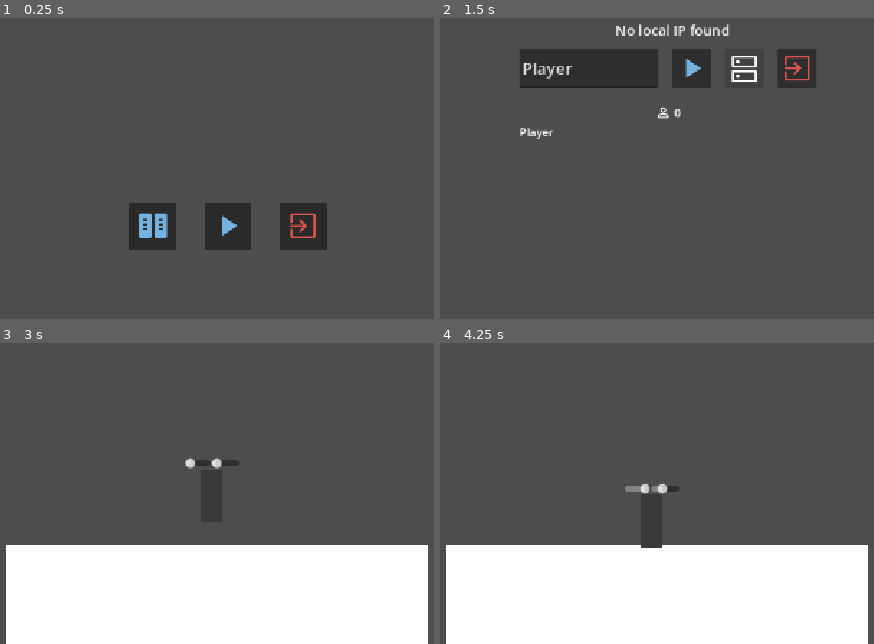
Above: before the commit, frames 1-4 (two rows, left to right).
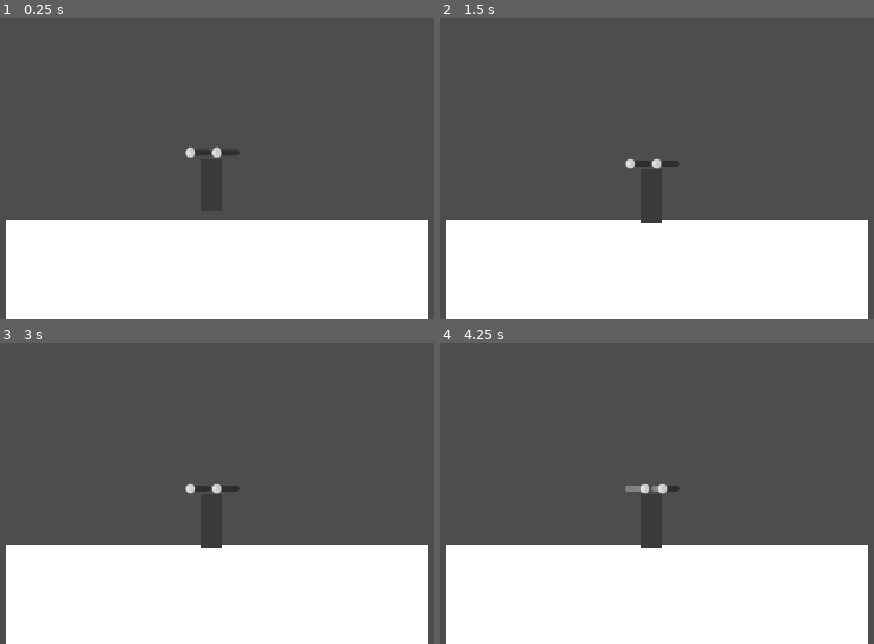
Above: after the commit, the same moments.

Repository: Bolb2019/OneKey
Game: Godot game, scene res://Main/Main.tscn
The game is run twice, just before and just after one commit, with the same random seed, the same clock (stepped at 60 frames per second) and the same inputs. Before the commit the project starts from res://Menu/menu.tscn.
Inputs (mouse positions are in pixels of both pictures, inside the frame that each line leads up to):
- Up to frame 1 (0.25 s): no input
- Up to frame 2 (1.5 s): click (591, 225) at 0.52 s; click (743, 69) at 1.27 s
- Up to frame 3 (3 s): click (303, 394) at 2 s, where only the run before the commit has a clickable "No local IP found"; click (251, 394) at 2.77 s
- Up to frame 4 (4.25 s): tap Enter at 3.5 s; move the mouse to (843, 397) at 3.52 s; hold Right from 3.53 s (still down); hold Space (OneKey) from 3.53 s (still down); click (843, 397) at 3.67 s; tap Up at 3.77 s

The runs differ from the first frame. In frame 1, 34% of the frame differs, in the area x 1-99%, y 42-100%; in frame 2, 39%, in the area x 1-99%, y 1-100%; in frame 3, 0.5%; in frame 4, nothing differs.

Commit message:
AABAKJNGFUYKWGFgegfwUOYE

Diff:
--- a/Menu/Lobby/client_lobby.gd
+++ /dev/null
@@ -1,35 +0,0 @@
-extends Control
-
-const link_off_icon = preload("res://assets/link_off.png")
-const link_icon = preload("res://assets/link.png")
-
-var connected = false
-
-func _ready() -> void:
-	Lobby.server_connection_failed.connect(_on_connect_failed)
-	Lobby.server_connected.connect(_on_connected)
-	%Name.text = Lobby.player_name
-	%Name.text_changed.connect(Lobby.update_name)
-
-func _on_connect_button_pressed() -> void:
-	if connected:
-		Lobby.leave_game()
-		connected = false
-		%ConnectButton.icon = link_icon
-	else:
-		if not Lobby.join_game(%IP.text):
-			%ConnectButton.disabled = true
-
-func _on_connect_failed() -> void:
-	%ConnectButton.disabled = false
-	print("connect failed")
-
-func _on_connected() -> void:
-	connected = true
-	%ConnectButton.disabled = false
-	%ConnectButton.icon = link_off_icon
-	print("connected")
-
-func _on_exit_button_pressed() -> void:
-	Lobby.leave_game()
-	get_tree().change_scene_to_file("res://Menu/menu.tscn")
--- a/Menu/Lobby/client_lobby.tscn
+++ /dev/null
@@ -1,63 +0,0 @@
-[gd_scene format=3 uid="uid://b3ykah0qf72d0"]
-
-[ext_resource type="Script" uid="uid://4qr6fkn3t1dq" path="res://Menu/Lobby/client_lobby.gd" id="1_ndnh5"]
-[ext_resource type="Texture2D" path="res://assets/link.png" id="1_w6qeq"]
-[ext_resource type="PackedScene" uid="uid://bprtn7ajs3qdg" path="res://Menu/Lobby/lobby_common.tscn" id="2_ndnh5"]
-[ext_resource type="Texture2D" path="res://assets/exit.png" id="3_3n1qu"]
-
-[node name="ClientLobby" type="Control" unique_id=1715602448]
-layout_mode = 3
-anchors_preset = 15
-anchor_right = 1.0
-anchor_bottom = 1.0
-grow_horizontal = 2
-grow_vertical = 2
-script = ExtResource("1_ndnh5")
-
-[node name="VBoxContainer" type="VBoxContainer" parent="." unique_id=1355354836]
-layout_mode = 1
-anchors_preset = 8
-anchor_left = 0.5
-anchor_top = 0.5
-anchor_right = 0.5
-anchor_bottom = 0.5
-offset_left = -20.0
-offset_top = -20.0
-offset_right = 20.0
-offset_bottom = 20.0
-grow_horizontal = 2
-grow_vertical = 2
-theme_override_constants/separation = 24
-
-[node name="HBoxContainer" type="HBoxContainer" parent="VBoxContainer" unique_id=1907943427]
-layout_mode = 2
-theme_override_constants/separation = 20
-
-[node name="Name" type="LineEdit" parent="VBoxContainer/HBoxContainer" unique_id=1890396362]
-unique_name_in_owner = true
-custom_minimum_size = Vector2(200, 0)
-layout_mode = 2
-theme_override_font_sizes/font_size = 24
-placeholder_text = "Name"
-
-[node name="IP" type="LineEdit" parent="VBoxContainer/HBoxContainer" unique_id=515201817]
-unique_name_in_owner = true
-custom_minimum_size = Vector2(200, 0)
-layout_mode = 2
-theme_override_font_sizes/font_size = 24
-placeholder_text = "Server IP"
-
-[node name="ConnectButton" type="Button" parent="VBoxContainer/HBoxContainer" unique_id=1136404065]
-unique_name_in_owner = true
-layout_mode = 2
-icon = ExtResource("1_w6qeq")
-
-[node name="ExitButton" type="Button" parent="VBoxContainer/HBoxContainer" unique_id=69765462]
-layout_mode = 2
-icon = ExtResource("3_3n1qu")
-
-[node name="LobbyCommon" parent="VBoxContainer" unique_id=1117571622 instance=ExtResource("2_ndnh5")]
-layout_mode = 2
-
-[connection signal="pressed" from="VBoxContainer/HBoxContainer/ConnectButton" to="." method="_on_connect_button_pressed"]
-[connection signal="pressed" from="VBoxContainer/HBoxContainer/ExitButton" to="." method="_on_exit_button_pressed"]
--- a/Menu/Lobby/lobby_common.gd
+++ /dev/null
@@ -1,34 +0,0 @@
-extends Control
-
-var players: Dictionary[int, Label] = {}
-
-func _ready() -> void:
-	Lobby.player_count_updated.connect(_update_player_count)
-	Lobby.player_updated.connect(_on_player_updated)
-	Lobby.player_left.connect(_on_player_left)
-	Lobby.server_disconnected.connect(_on_server_disconnecter)
-
-func _process(_delta: float) -> void:
-	%Self.text = Lobby.player_name
-
-func _update_player_count(count: int) -> void:
-	%PlayerCount.text = str(count)
-
-func _on_player_updated(id: int, data: Dictionary):
-	if players.has(id):
-		players[id].text = data["name"]
-	else:
-		var label = Label.new()
-		label.text = data["name"]
-		players[id] = label
-		%Players.add_child(label)
-
-func _on_player_left(id: int):
-	if players.has(id):
-		players[id].queue_free()
-		players.erase(id)
-
-func _on_server_disconnecter():
-	for player in players.values():
-		player.queue_free()
-	players.clear()
--- a/Menu/Lobby/lobby_common.tscn
+++ /dev/null
@@ -1,36 +0,0 @@
-[gd_scene format=3 uid="uid://bprtn7ajs3qdg"]
-
-[ext_resource type="Texture2D" path="res://assets/person.png" id="1_hbq3d"]
-[ext_resource type="Script" uid="uid://di7a2db1erviu" path="res://Menu/Lobby/lobby_common.gd" id="1_sphe8"]
-
-[node name="LobbyCommon" type="HBoxContainer" unique_id=590350303]
-offset_right = 40.0
-offset_bottom = 40.0
-alignment = 1
-script = ExtResource("1_sphe8")
-
-[node name="VBoxContainer" type="VBoxContainer" parent="." unique_id=1636831447]
-layout_mode = 2
-size_flags_horizontal = 3
-
-[node name="HBoxContainer" type="HBoxContainer" parent="VBoxContainer" unique_id=1234669090]
-layout_mode = 2
-alignment = 1
-
-[node name="TextureRect" type="TextureRect" parent="VBoxContainer/HBoxContainer" unique_id=630985907]
-layout_mode = 2
-texture = ExtResource("1_hbq3d")
-stretch_mode = 5
-
-[node name="PlayerCount" type="Label" parent="VBoxContainer/HBoxContainer" unique_id=1139850038]
-unique_name_in_owner = true
-layout_mode = 2
-text = "0"
-
-[node name="Players" type="VBoxContainer" parent="VBoxContainer" unique_id=854433229]
-unique_name_in_owner = true
-layout_mode = 2
-
-[node name="Self" type="Label" parent="VBoxContainer/Players" unique_id=449709782]
-unique_name_in_owner = true
-layout_mode = 2
--- a/Menu/Lobby/server_lobby.gd
+++ /dev/null
@@ -1,24 +0,0 @@
-extends Control
-
-func _ready() -> void:
-	Lobby.host_game()
-	%Name.text = Lobby.player_name
-	%Name.text_changed.connect(Lobby.update_name)
-
-func _on_exit_button_pressed() -> void:
-	Lobby.leave_game()
-	get_tree().change_scene_to_file("res://Menu/menu.tscn")
-
-func _on_ip_button_pressed() -> void:
-	$VBoxContainer/HBoxContainer/IPButton/Label.text = str(get_local_ip())
-
-func _on_play_button_pressed() -> void:
-	Lobby.start_game.rpc()
-
-func get_local_ip() -> String:
-	var addresses = IP.get_local_addresses()
-	for ip in addresses:
-		# Filter for typical IPv4 local network configurations
-		if ip.begins_with("192.168.") or ip.begins_with("10."):
-			return ip
-	return "No local IP found"
--- a/Menu/Lobby/server_lobby.tscn
+++ /dev/null
@@ -1,74 +0,0 @@
-[gd_scene format=3 uid="uid://bgg8hswpwwxkw"]
-
-[ext_resource type="Texture2D" uid="uid://drrvrs5lcynlw" path="res://assets/play.png" id="1_020nd"]
-[ext_resource type="Script" uid="uid://b50pugymm3y2b" path="res://Menu/Lobby/server_lobby.gd" id="1_awut2"]
-[ext_resource type="Texture2D" uid="uid://deppqeflxgyx" path="res://assets/exit.png" id="2_awut2"]
-[ext_resource type="PackedScene" uid="uid://bprtn7ajs3qdg" path="res://Menu/Lobby/lobby_common.tscn" id="3_dyuql"]
-[ext_resource type="Texture2D" uid="uid://duwtf8bpp8f33" path="res://assets/ip.png" id="3_g7dn7"]
-
-[sub_resource type="LabelSettings" id="LabelSettings_3pchp"]
-font_size = 20
-
-[node name="ServerLobby" type="Control" unique_id=2101730404]
-layout_mode = 3
-anchors_preset = 15
-anchor_right = 1.0
-anchor_bottom = 1.0
-grow_horizontal = 2
-grow_vertical = 2
-script = ExtResource("1_awut2")
-
-[node name="VBoxContainer" type="VBoxContainer" parent="." unique_id=221945290]
-layout_mode = 1
-anchors_preset = 8
-anchor_left = 0.5
-anchor_top = 0.5
-anchor_right = 0.5
-anchor_bottom = 0.5
-offset_left = -20.0
-offset_top = -20.0
-offset_right = 20.0
-offset_bottom = 20.0
-grow_horizontal = 2
-grow_vertical = 2
-theme_override_constants/separation = 24
-
-[node name="HBoxContainer" type="HBoxContainer" parent="VBoxContainer" unique_id=1046129748]
-layout_mode = 2
-theme_override_constants/separation = 20
-
-[node name="Name" type="LineEdit" parent="VBoxContainer/HBoxContainer" unique_id=184087130]
-unique_name_in_owner = true
-custom_minimum_size = Vector2(200, 0)
-layout_mode = 2
-theme_override_font_sizes/font_size = 24
-placeholder_text = "Name"
-
-[node name="PlayButton" type="Button" parent="VBoxContainer/HBoxContainer" unique_id=1900949750]
-unique_name_in_owner = true
-layout_mode = 2
-icon = ExtResource("1_020nd")
-
-[node name="IPButton" type="Button" parent="VBoxContainer/HBoxContainer" unique_id=1685018944]
-layout_mode = 2
-icon = ExtResource("3_g7dn7")
-
-[node name="Label" type="Label" parent="VBoxContainer/HBoxContainer/IPButton" unique_id=632361195]
-layout_mode = 0
-offset_left = -268.0
-offset_top = -41.5
-offset_right = 117.0
-offset_bottom = -13.5
-label_settings = SubResource("LabelSettings_3pchp")
-horizontal_alignment = 1
-
-[node name="ExitButton" type="Button" parent="VBoxContainer/HBoxContainer" unique_id=492101714]
-layout_mode = 2
-icon = ExtResource("2_awut2")
-
-[node name="LobbyCommon" parent="VBoxContainer" unique_id=590350303 instance=ExtResource("3_dyuql")]
-layout_mode = 2
-
-[connection signal="pressed" from="VBoxContainer/HBoxContainer/PlayButton" to="." method="_on_play_button_pressed"]
-[connection signal="pressed" from="VBoxContainer/HBoxContainer/IPButton" to="." method="_on_ip_button_pressed"]
-[connection signal="pressed" from="VBoxContainer/HBoxContainer/ExitButton" to="." method="_on_exit_button_pressed"]
--- a/Menu/control.tscn
+++ /dev/null
@@ -1,32 +0,0 @@
-[gd_scene format=3 uid="uid://cxivuvxjulqyi"]
-
-[ext_resource type="Texture2D" uid="uid://bn3ypjkvqxj6l" path="res://assets/Clippy.png" id="1_v8wi0"]
-[ext_resource type="Texture2D" uid="uid://cqucujwh7yo5v" path="res://assets/Screenshot_From_2026-06-21_00-28-12-removebg-preview.png" id="2_s2ihl"]
-
-[node name="Control" type="Control" unique_id=221354196]
-layout_mode = 3
-anchors_preset = 15
-anchor_right = 1.0
-anchor_bottom = 1.0
-grow_horizontal = 2
-grow_vertical = 2
-
-[node name="CanvasLayer" type="CanvasLayer" parent="." unique_id=1333749347]
-
-[node name="Clippy" type="Sprite2D" parent="CanvasLayer" unique_id=1075461190]
-position = Vector2(973.75, 469.74997)
-scale = Vector2(0.7010001, 0.7010001)
-texture = ExtResource("1_v8wi0")
-
-[node name="Speach_Bubble" type="Sprite2D" parent="CanvasLayer" unique_id=101995651]
-position = Vector2(873.4988, 198.75003)
-scale = Vector2(1.2741228, 1.274123)
-texture = ExtResource("2_s2ihl")
-
-[node name="Label" type="Label" parent="CanvasLayer" unique_id=607066327]
-offset_left = 761.0
-offset_top = 147.0
-offset_right = 801.0
-offset_bottom = 170.0
-theme_override_colors/font_color = Color(0, 0, 0, 1)
-text = "meow"
--- a/Menu/menu.gd
+++ /dev/null
@@ -1,15 +0,0 @@
-extends Control
-
-
-# Called when the node enters the scene tree for the first time.
-func _ready() -> void:
-	pass
-
-func _on_play_button_pressed() -> void:
-	get_tree().change_scene_to_file("res://Menu/Lobby/client_lobby.tscn")
-
-func _on_quit_button_pressed() -> void:
-	get_tree().quit()
-
-func _on_host_button_pressed() -> void:
-	get_tree().change_scene_to_file("res://Menu/Lobby/server_lobby.tscn")
--- a/Menu/menu.tscn
+++ /dev/null
@@ -1,82 +0,0 @@
-[gd_scene format=3 uid="uid://dayske6p1vnwn"]
-
-[ext_resource type="Script" uid="uid://cvejcxoalh1wa" path="res://Menu/menu.gd" id="1_ihied"]
-[ext_resource type="Texture2D" uid="uid://drrvrs5lcynlw" path="res://assets/play.png" id="3_ofseh"]
-[ext_resource type="Texture2D" uid="uid://c6p7062u6vgjf" path="res://assets/host.png" id="4_w6voe"]
-[ext_resource type="Texture2D" uid="uid://deppqeflxgyx" path="res://assets/exit.png" id="5_eafcm"]
-
-[sub_resource type="StyleBoxFlat" id="StyleBoxFlat_ofseh"]
-content_margin_left = 10.0
-content_margin_top = 10.0
-content_margin_right = 10.0
-content_margin_bottom = 10.0
-bg_color = Color(0, 0, 0, 0.19607843)
-
-[sub_resource type="StyleBoxFlat" id="StyleBoxFlat_tf6kh"]
-content_margin_left = 10.0
-content_margin_top = 10.0
-content_margin_right = 10.0
-content_margin_bottom = 10.0
-bg_color = Color(0, 0, 0, 0.4509804)
-
-[sub_resource type="StyleBoxFlat" id="StyleBoxFlat_w6voe"]
-content_margin_left = 10.0
-content_margin_top = 10.0
-content_margin_right = 10.0
-content_margin_bottom = 10.0
-bg_color = Color(0, 0, 0, 0.5686275)
-
-[sub_resource type="Theme" id="Theme_mf1wf"]
-Button/styles/hover = SubResource("StyleBoxFlat_ofseh")
-Button/styles/normal = SubResource("StyleBoxFlat_tf6kh")
-Button/styles/pressed = SubResource("StyleBoxFlat_w6voe")
-
-[node name="Menu" type="Control" unique_id=230180289]
-layout_mode = 3
-anchors_preset = 15
-anchor_right = 1.0
-anchor_bottom = 1.0
-grow_horizontal = 2
-grow_vertical = 2
-script = ExtResource("1_ihied")
-
-[node name="Control" type="Control" parent="." unique_id=938437402]
-layout_mode = 1
-anchors_preset = 8
-anchor_left = 0.5
-anchor_top = 0.5
-anchor_right = 0.5
-anchor_bottom = 0.5
-grow_horizontal = 2
-grow_vertical = 2
-
-[node name="CanvasLayer" type="CanvasLayer" parent="." unique_id=1248630742]
-
-[node name="HBoxContainer" type="HBoxContainer" parent="CanvasLayer" unique_id=80086912]
-anchors_preset = -1
-anchor_top = 1.0
-anchor_right = 1.0
-anchor_bottom = 1.0
-offset_top = -168.0
-offset_bottom = -100.0
-grow_horizontal = 2
-grow_vertical = 0
-theme = SubResource("Theme_mf1wf")
-theme_override_constants/separation = 40
-alignment = 1
-
-[node name="HostButton" type="Button" parent="CanvasLayer/HBoxContainer" unique_id=250543941]
-layout_mode = 2
-icon = ExtResource("4_w6voe")
-
-[node name="PlayButton" type="Button" parent="CanvasLayer/HBoxContainer" unique_id=705341106]
-layout_mode = 2
-icon = ExtResource("3_ofseh")
-
-[node name="QuitButton" type="Button" parent="CanvasLayer/HBoxContainer" unique_id=1948331762]
-layout_mode = 2
-icon = ExtResource("5_eafcm")
-
-[connection signal="pressed" from="CanvasLayer/HBoxContainer/HostButton" to="." method="_on_host_button_pressed"]
-[connection signal="pressed" from="CanvasLayer/HBoxContainer/PlayButton" to="." method="_on_play_button_pressed"]
-[connection signal="pressed" from="CanvasLayer/HBoxContainer/QuitButton" to="." method="_on_quit_button_pressed"]
--- a/multiplayer/lobby.gd
+++ /dev/null
@@ -1,106 +0,0 @@
-extends Node
-
-const PORT = 23942
-
-var player_name = "Player"
-
-signal player_count_updated(players: int)
-signal player_updated(id: int, data: Dictionary)
-signal player_left(id: int)
-signal player_died(id: int)
-signal score_updated(id: int, score: int)
-signal server_connected
-signal server_connection_failed
-signal server_disconnected
-
-## { "name": "meow", "velocity": Vector2, "position": Vector2, "rotation": 0.0 }
-## does not include self
-var players: Dictionary[int, Dictionary] = {}
-
-var game_started := false
-
-func _ready() -> void:
-	multiplayer.peer_connected.connect(_on_peer_connected)
-	multiplayer.peer_disconnected.connect(_on_peer_disconnected)
-	multiplayer.connected_to_server.connect(_on_server_connected)
-	multiplayer.connection_failed.connect(server_connection_failed.emit)
-	multiplayer.server_disconnected.connect(server_disconnected.emit)
-
-func host_game():
-	game_started = false
-	var peer = ENetMultiplayerPeer.new()
-	var error = peer.create_server(PORT)
-	if error:
-		return error
-	multiplayer.multiplayer_peer = peer
-	_update_player_count()
-
-func join_game(ip: String):
-	game_started = false
-	var peer = ENetMultiplayerPeer.new()
-	var error = peer.create_client(ip, PORT)
-	if error:
-		return error
-	multiplayer.multiplayer_peer = peer
-
-func leave_game() -> void:
-	game_started = false
-	multiplayer.multiplayer_peer = OfflineMultiplayerPeer.new()
-	_update_player_count()
-
-func update_name(new_name: String):
-	player_name = new_name
-	var data = { "name": player_name, "velocity": Vector2.ZERO, "position": Vector2.ZERO, "rotation": 0.0 }
-	update_data.rpc(multiplayer.get_unique_id(), data)
-
-func _on_peer_connected(id: int):
-	_update_player_count()
-	var data = { "name": player_name, "velocity": Vector2.ZERO, "position": Vector2.ZERO, "rotation": 0.0 }
-	update_data.rpc_id(id, multiplayer.get_unique_id(), data)
-	if multiplayer.is_server() and game_started:
-		start_game.rpc_id(id)
-
-func _on_peer_disconnected(id: int):
-	players.erase(id)
-	_update_player_count()
-	player_left.emit(id)
-
-func _on_server_connected():
-	server_connected.emit()
-	_update_player_count()
-
-func _update_player_count():
-	var count = multiplayer.get_peers().size() + 1
-	player_count_updated.emit(count)
-
-@rpc("call_local")
-func start_game():
-	game_started = true
-	get_tree().change_scene_to_file("res://Main/Main.tscn")
-
-@rpc("any_peer", "unreliable_ordered")
-func update_data(id: int, data: Dictionary):
-	players[id] = data
-	player_updated.emit(id, data)
-
-@rpc("any_peer", "call_local")
-func update_score(id: int, score: int):
-	if players.has(id):
-		players[id]["score"] = score
-		score_updated.emit(id, score)
-	elif id == multiplayer.get_unique_id():
-		pass
-
-@rpc("any_peer")
-func report_dead():
-	var id = multiplayer.get_remote_sender_id()
-	if players.has(id):
-		var was_dead = players[id].get("dead", false)
-		if not was_dead:
-			players[id]["dead"] = true
-			player_died.emit(id)
-
-@rpc("any_peer")
-func report_win():
-	# TODO: dead screen
-	get_tree().change_scene_to_file("res://Menu/menu.tscn")
--- a/project.godot
+++ b/project.godot
@@ -11,7 +11,7 @@
 [application]
 
 config/name="OneKey"
-run/main_scene="uid://dayske6p1vnwn"
+run/main_scene="uid://b843qeof3a3fe"
 config/features=PackedStringArray("4.6", "Forward Plus")
 config/icon="res://icon.svg"
 
Not shown, removed: Menu/Lobby/client_lobby.gd.uid
Not shown, removed: Menu/Lobby/lobby_common.gd.uid
Not shown, removed: Menu/Lobby/server_lobby.gd.uid
Not shown, removed: Menu/menu.gd.uid
Binary file removed: assets/exit.png
Not shown, removed: assets/exit.png.import
Binary file removed: assets/exit_small.png
Not shown, removed: assets/exit_small.png.import
Binary file removed: assets/host.png
Not shown, removed: assets/host.png.import
Binary file removed: assets/ip.png
Not shown, removed: assets/ip.png.import
(and 13 more such lines)
